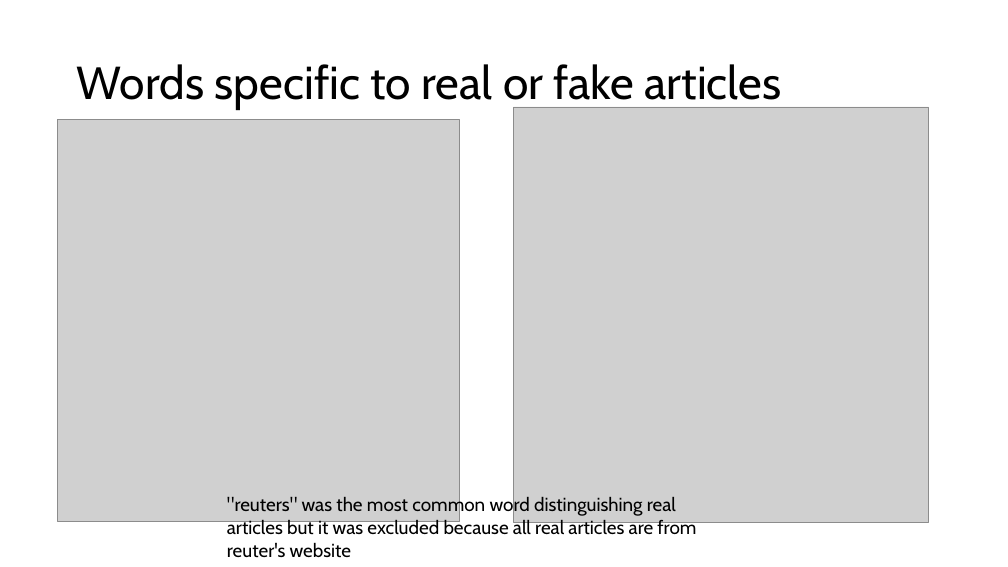
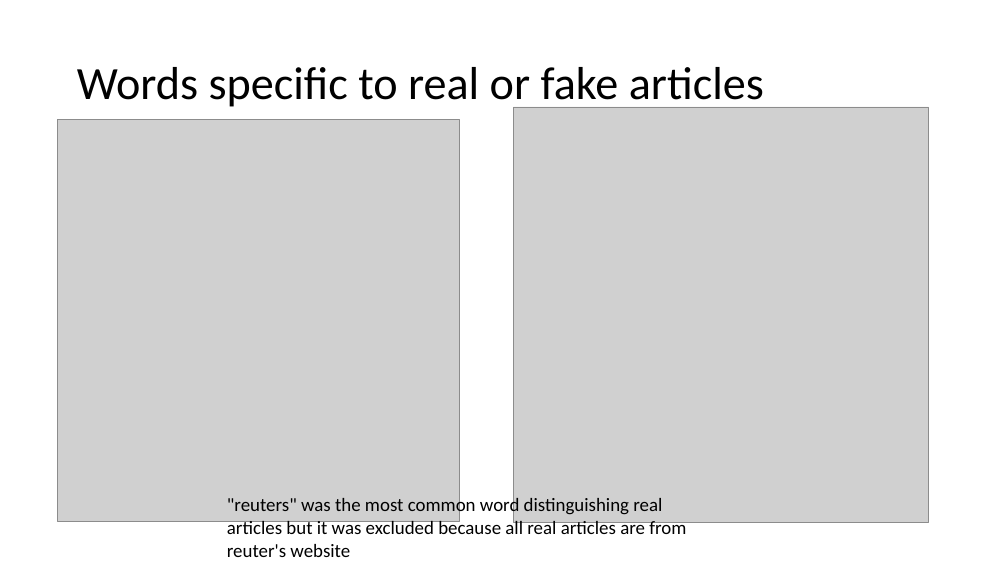
Before and after one commit to gwustudent123/csci_6221, a slide deck: slide 5 of Demo/Fake news detection with R.pptx. Drawn at 1008x567 pixels with LibreOffice and Linux fonts; fonts in the diff are those of the drawing; grey boxes stand for pictures. Boxes give left, top, right and bottom in pixels: in the first picture for what was removed or moved away, otherwise in the second. Text is boxed around its words. In the diff, an @@ line names an element or a change of style, - is before the commit and + after.

```diff
--- a/Demo/Fake news detection with R.pptx
+++ b/Demo/Fake news detection with R.pptx
@@ title "Words specific to real or ..." at (77, 67, 764, 111): font Cabin to Calibri @@
@@ text ""reuters" was the most common ..." at (227, 496, 686, 557): font Cabin to Calibri @@
```
Also in this commit, not shown: 6 other slides changed, 2 other files.
